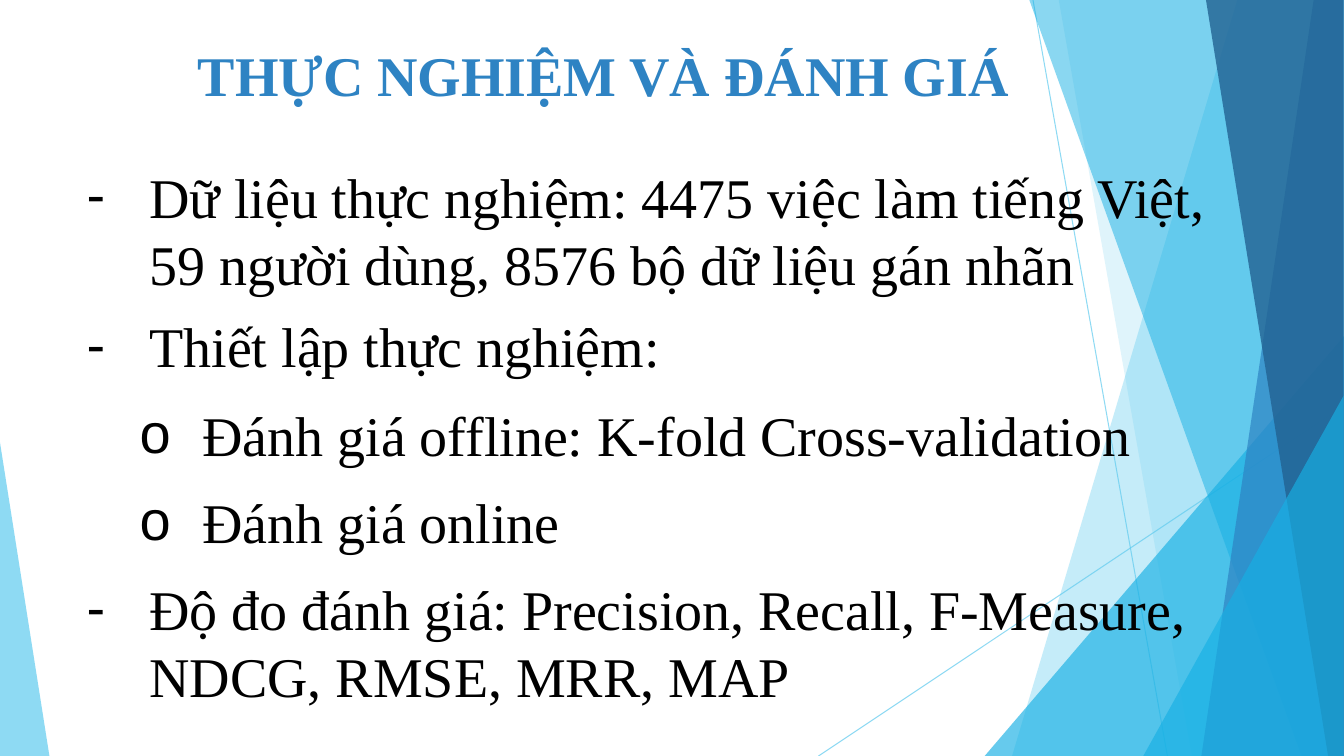
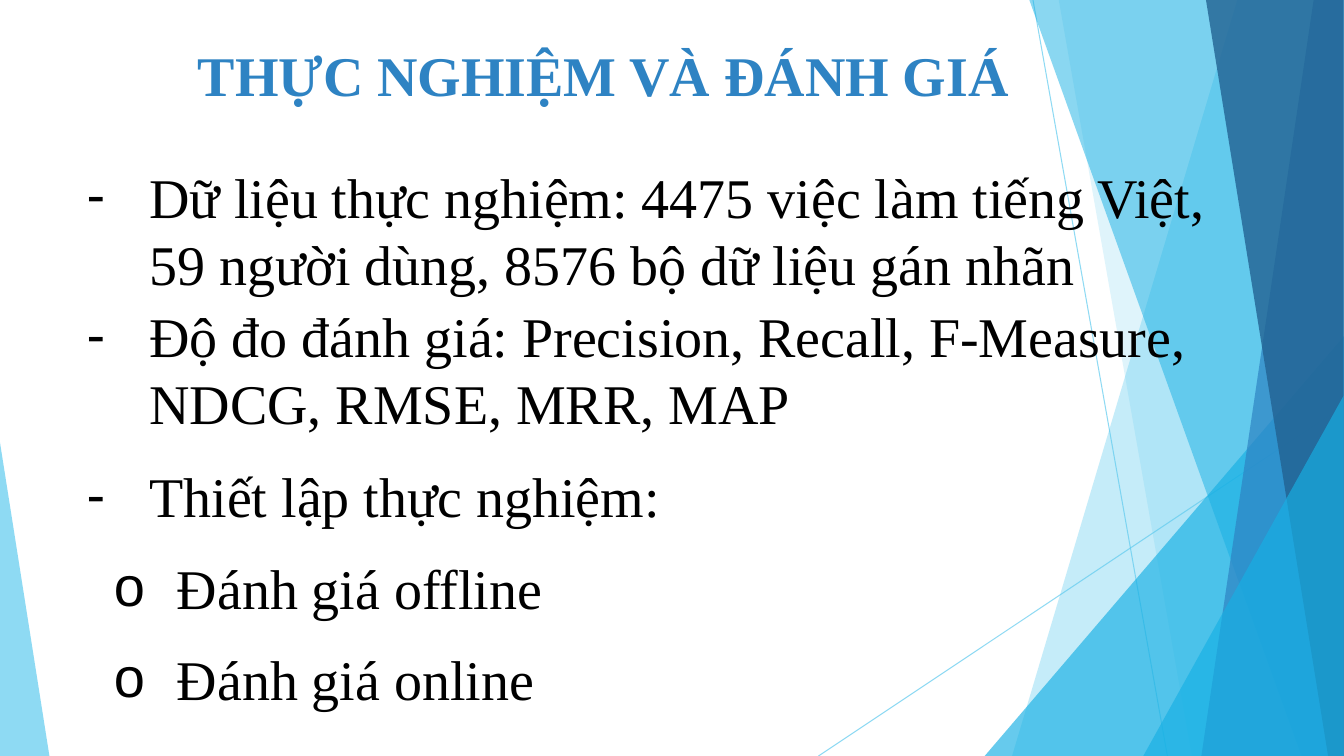
Before and after one commit to tuyennta/JobRecSys, a slide deck: slide 10 of Documents/Báo cáo/Bao cao KLTN_2.pptx. Drawn at 1344x756 pixels with LibreOffice and Linux fonts; fonts in the diff are those of the drawing. Boxes give left, top, right and bottom in pixels: in the first picture for what was removed or moved away, otherwise in the second. Text is boxed around its words. In the diff, an @@ line names an element or a change of style, - is before the commit and + after.

```diff
--- a/Documents/Báo cáo/Bao cao KLTN_2.pptx
+++ b/Documents/Báo cáo/Bao cao KLTN_2.pptx
@@ text "Độ đo đánh giá: Precision, ...": place and size @@
-text "Độ đo đánh giá: Precision, ..." at <box>150,587,1185,706</box>
+text "Độ đo đánh giá: Precision, ..." at <box>150,313,1185,433</box>
@@ text "Thiết lập thực nghiệm:": place and size @@
-text "Thiết lập thực nghiệm:" at <box>150,326,659,378</box>
+text "Thiết lập thực nghiệm:" at <box>150,476,659,527</box>
@@ text at <box>177,569,542,619</box>: text changed @@
-o Đánh giá offline: K-fold Cross-validation
+o Đánh giá offline
@@ text "Đánh giá online": place and size @@
-text "Đánh giá online" at <box>203,504,560,554</box>
+text "Đánh giá online" at <box>177,661,534,711</box>
```
Also in this commit, not shown: 3 other slides changed.
